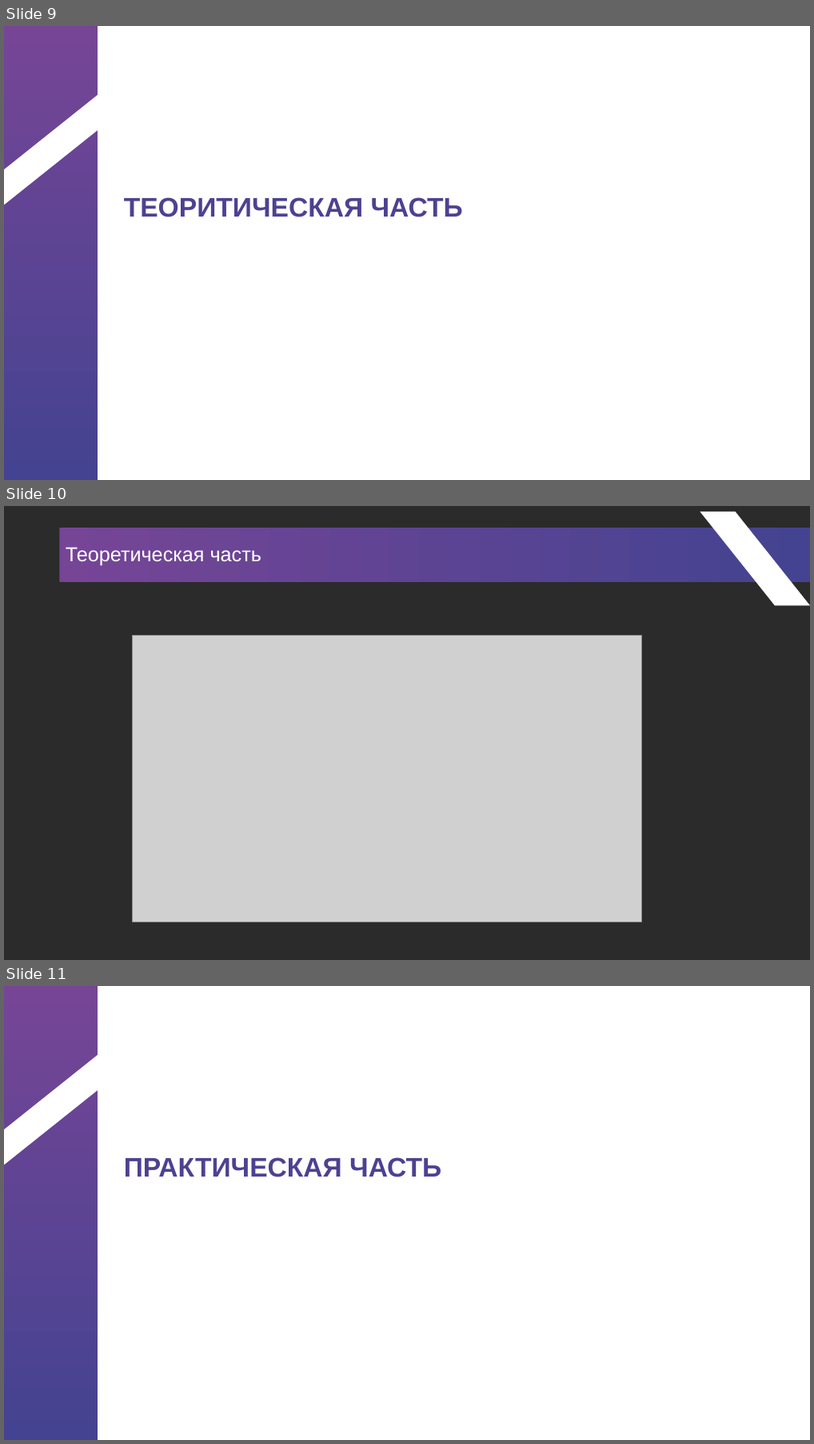
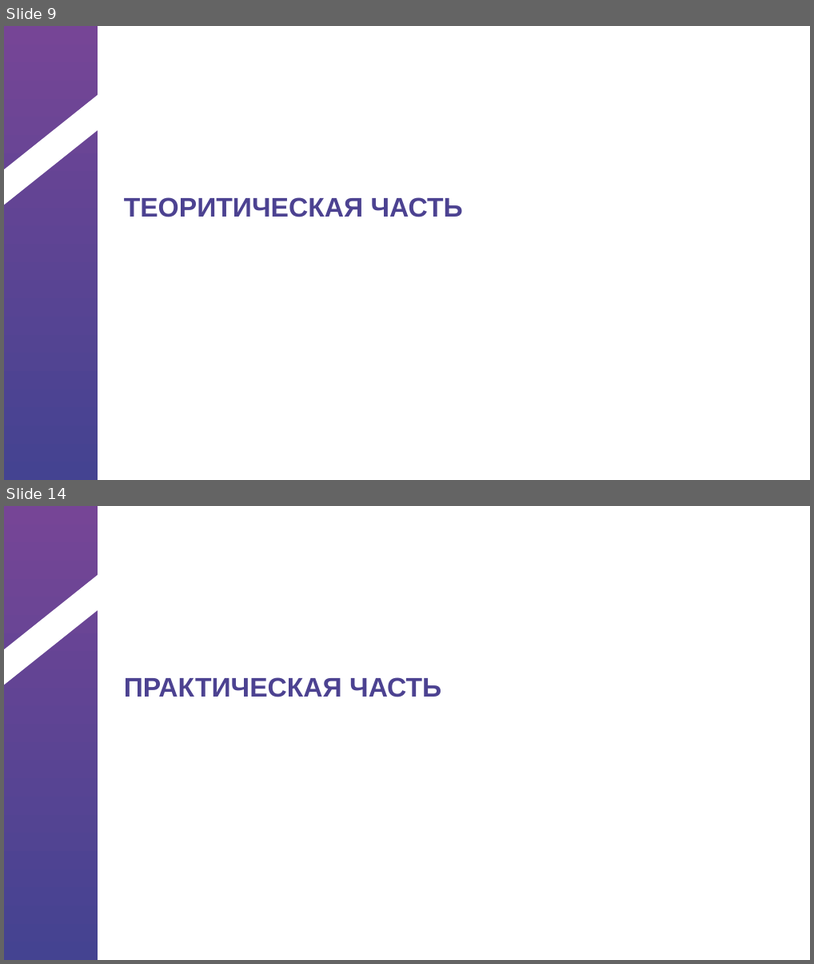
Before and after one commit to gepasgoy/IndividualProject, a slide deck: Шаблон презентации для защиты.pptx. Shown one above the other, each under a label of ours: slides 9, 10 and 11 before the commit, slides 9 and 14 after it; the slides between them are not shown. The pictures are 814x1444 and 814x964 pixels, drawn with LibreOffice and Linux fonts; fonts in the diff are those of the drawing; grey boxes stand for pictures; background and template pictures are left out; a plain dark background stands for a picture behind light text. Boxes give left, top, right and bottom in pixels: in the first picture for what was removed or moved away, otherwise in the second. Text is boxed around its words. In the diff, an @@ line names an element or a change of style, - is before the commit and + after.

Commit message:
сырые введжение и первая часть по презе

```diff
--- a/Шаблон презентации для защиты.pptx
+++ b/Шаблон презентации для защиты.pptx
@@ slide 10 removed at box(4, 506, 810, 960), background picture (left out) @@
@@ rectangle removed at box(59, 528, 810, 582) @@
@@ parallelogram removed at box(701, 506, 810, 623) @@
@@ title removed at box(66, 547, 262, 566) @@
-Теоретическая часть
@@ picture removed at box(132, 635, 642, 922) @@
@@ what was slide 11 is now slide 14 @@
```
Also in this commit, not shown: 1 slide changed, 5 slides added, 2 other files.
